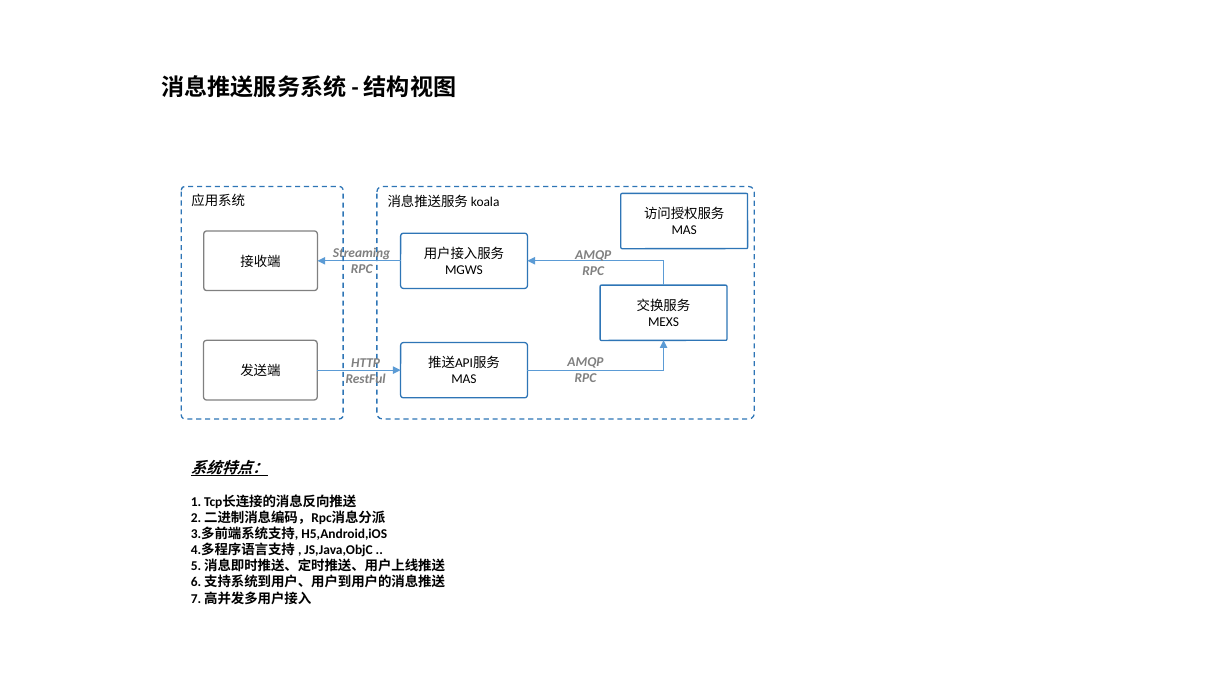
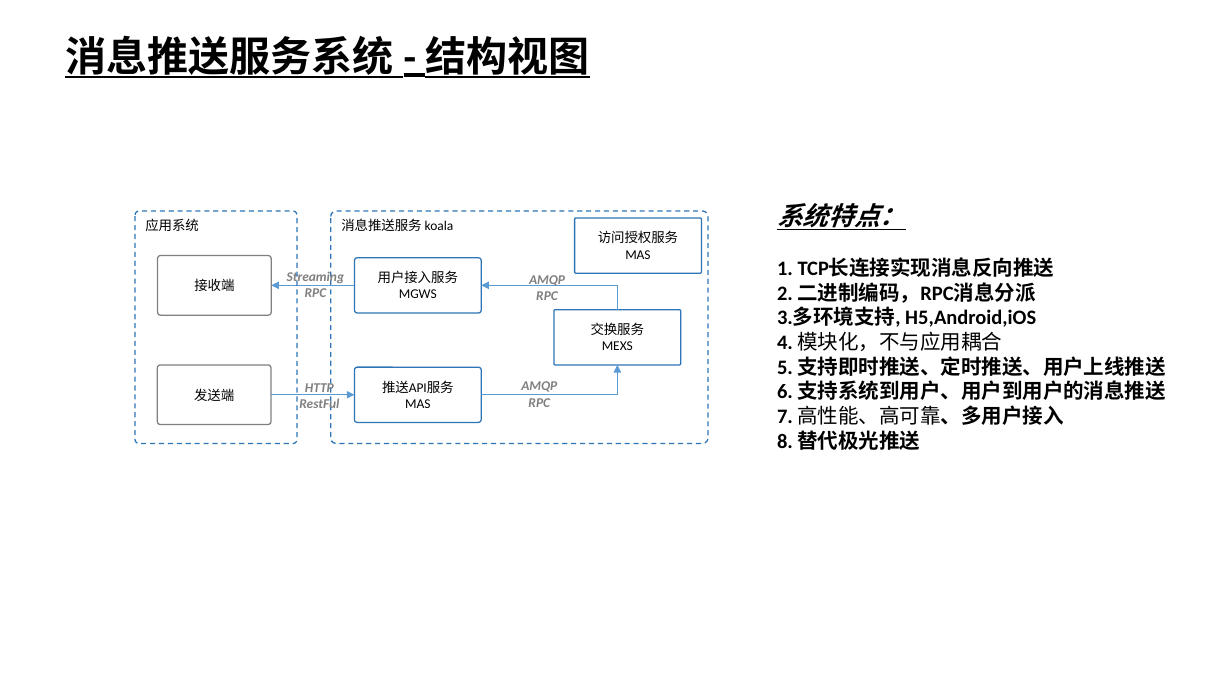
Before and after one commit to adoggie/Koala-Messaging, a slide deck: slide 2 of doc/Koala消息推送服务系统设计.pptx (slide 1 before the commit). Drawn at 1232x693 pixels with LibreOffice and Linux fonts; fonts in the diff are those of the drawing. Boxes give left, top, right and bottom in pixels: in the first picture for what was removed or moved away, otherwise in the second. Text is boxed around its words. In the diff, an @@ line names an element or a change of style, - is before the commit and + after.

```diff
--- a/doc/Koala消息推送服务系统设计.pptx
+++ b/doc/Koala消息推送服务系统设计.pptx
@@ text "消息推送服务系统 - 结构视图": place and size @@
-text "消息推送服务系统 - 结构视图" at <box>162,75,456,97</box>
+text "消息推送服务系统 - 结构视图" at <box>65,35,589,78</box>
@@ text "消息推送服务系统 - 结构视图" at <box>65,35,589,78</box>: size 18 to 32 pt, underline on @@
@@ text "系统特点：": place and size @@
-text "系统特点：" at <box>191,460,445,605</box>
+text "系统特点：" at <box>777,203,1166,450</box>
@@ text at <box>777,203,1166,400</box>: size 12 to 20 pt in "系统特点："; size 10.5 to 16 pt in "6. 支持系统到用户、用户到用户的消息推送" @@
@@ text at <box>777,258,1166,376</box>: text changed; size 10.5 to 16 pt @@
-1. Tcp长连接的消息反向推送
-2. 二进制消息编码，Rpc消息分派
-3.多前端系统支持, H5,Android,iOS
-4.多程序语言支持 , JS,Java,ObjC ..
-5. 消息即时推送、定时推送、用户上线推送
+1. TCP长连接实现消息反向推送
+2. 二进制编码，RPC消息分派
+3.多环境支持, H5,Android,iOS
+4. 模块化，不与应用耦合
+5. 支持即时推送、定时推送、用户上线推送
@@ 8 rounded rectangles, 4 texts, 2 arrows, 2 elbow arrows: place and size @@
-8 rounded rectangles, 4 texts, 2 arrows, 2 elbow arrows at <box>181,187,754,420</box>
+8 rounded rectangles, 4 texts, 2 arrows, 2 elbow arrows at <box>135,211,708,444</box>
@@ text at <box>777,405,1064,450</box>: text changed; size 10.5 to 16 pt @@
-7. 高并发多用户接入
+7. 高性能、高可靠、多用户接入
+8. 替代极光推送
```
Also in this commit, not shown: 1 other slide changed, 2 slides added, 4 other files.
